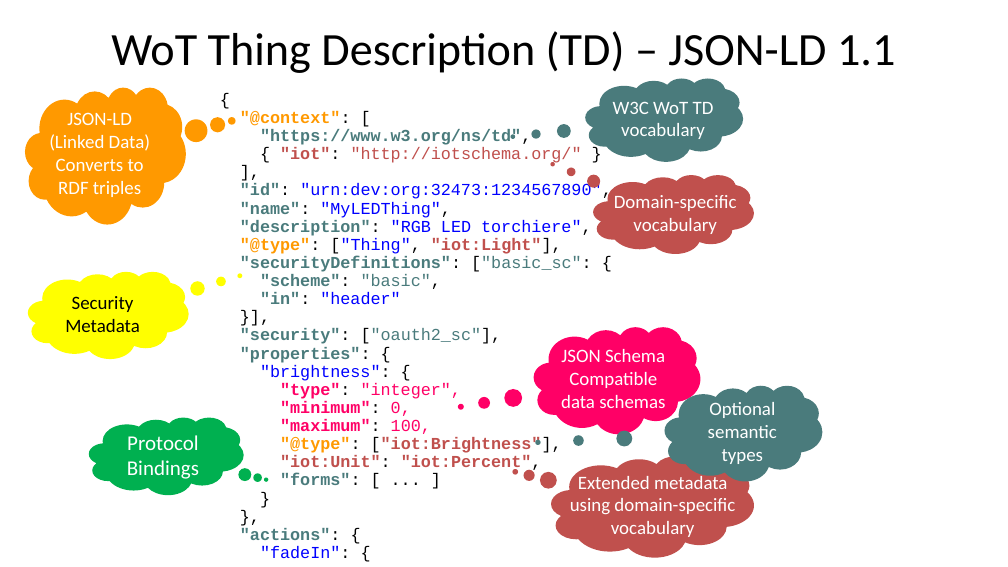
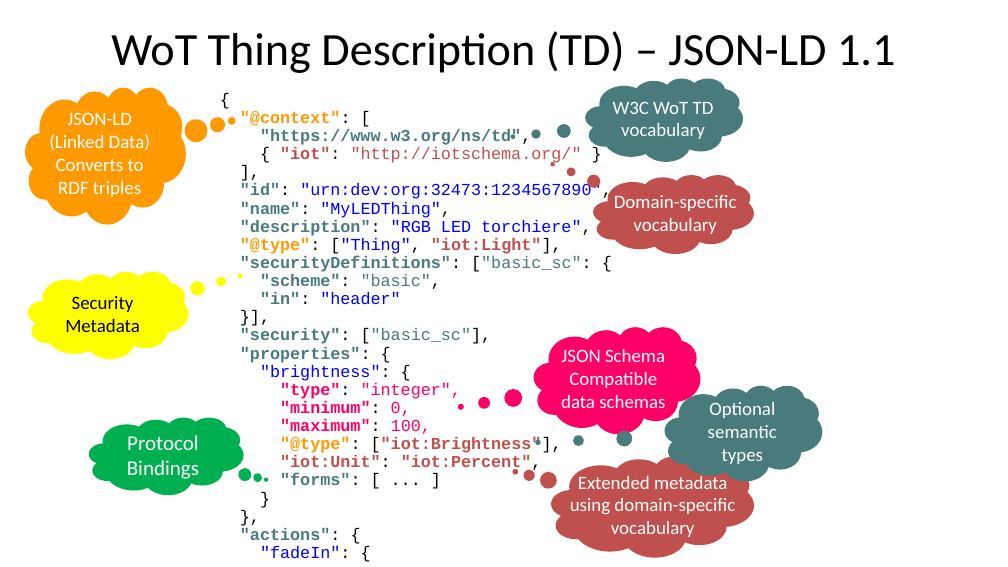
Before and after one commit to w3c/wot, a slide deck: slide 6 of PRESENTATIONS/wot-summary-and-roadmap-04-2019.pptx. Drawn at 1008x567 pixels with LibreOffice and Linux fonts; fonts in the diff are those of the drawing. Boxes give left, top, right and bottom in pixels: in the first picture for what was removed or moved away, otherwise in the second. Text is boxed around its words. In the diff, an @@ line names an element or a change of style, - is before the commit and + after.

Commit message:
fix oauth2 -> basic typo

```diff
--- a/PRESENTATIONS/wot-summary-and-roadmap-04-2019.pptx
+++ b/PRESENTATIONS/wot-summary-and-roadmap-04-2019.pptx
@@ text at <box>240,328,492,344</box>: text changed @@
-"security": ["oauth2_sc"],
+"security": ["basic_sc"],
```
Also in this commit, not shown: 1 other file.
